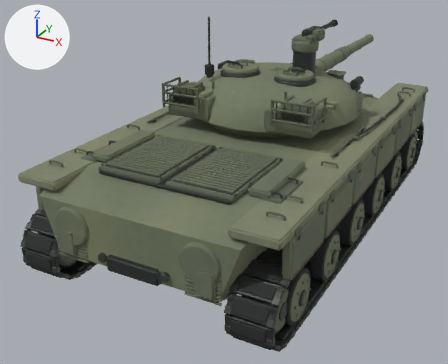
A saved change to the Blender file art-source/tank/Rubezh-high.blend.
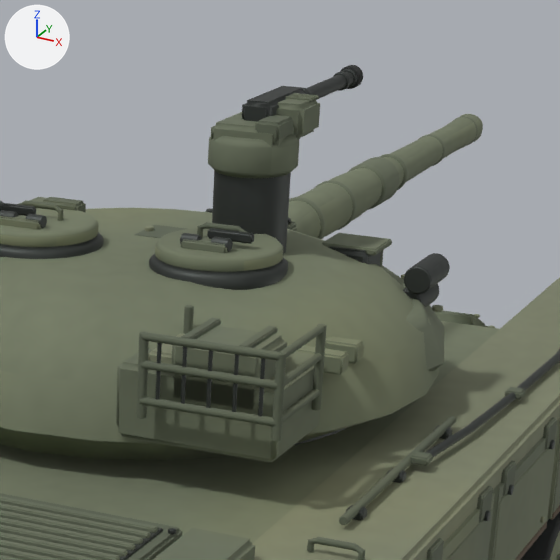
There are two pictures of each version: one whole from a 50 mm lens placed at (3.87, -8.33, 4.49), pointed at (-0.7, -0.01, 0.33), one close up on the part from 51% to 89% of the width and 0% to 46% of the height. The axes (+X, +Y, +Z) are drawn at upper left. The lights are the same throughout. The last two pictures show the newer version.

Objects in the first close-up: 'HD_cannon', 'HD_hull', 'HD_mg_barrel', 'HD_mg_mount', 'HD_turret', 'HD_wheel.008'.
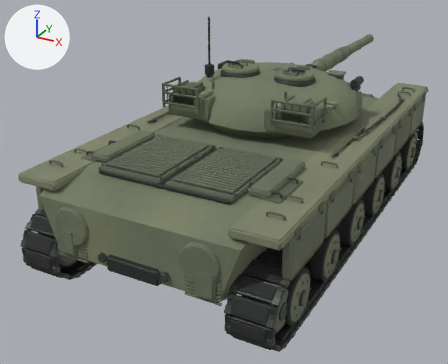
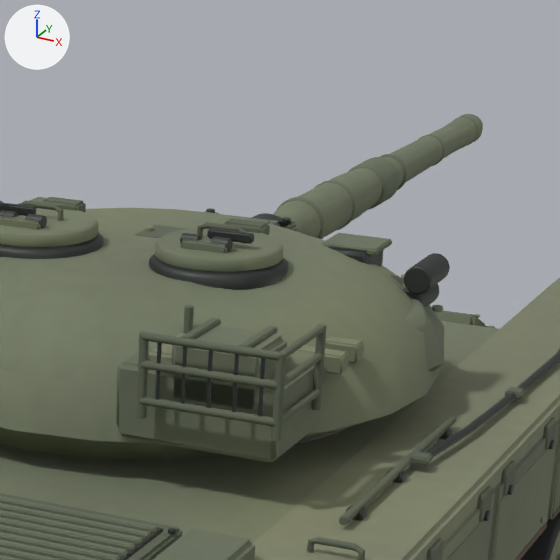
Commit message: Hide the Rubezh roof machine gun mount

What changed in the scene script:
```text
Change ob_hd_mg_mount:
    add ob_hd_mg_mount.hide_render = True
Change ob_hd_mg_barrel:
    add ob_hd_mg_barrel.hide_render = True
```

Changed parts and their boxes (x1, y1, x2, y2) in the close-ups (560 x 560 px):
'HD_mg_mount', hidden
    before: (208, 112, 300, 254)
'HD_mg_barrel', hidden
    before: (242, 65, 363, 139)
